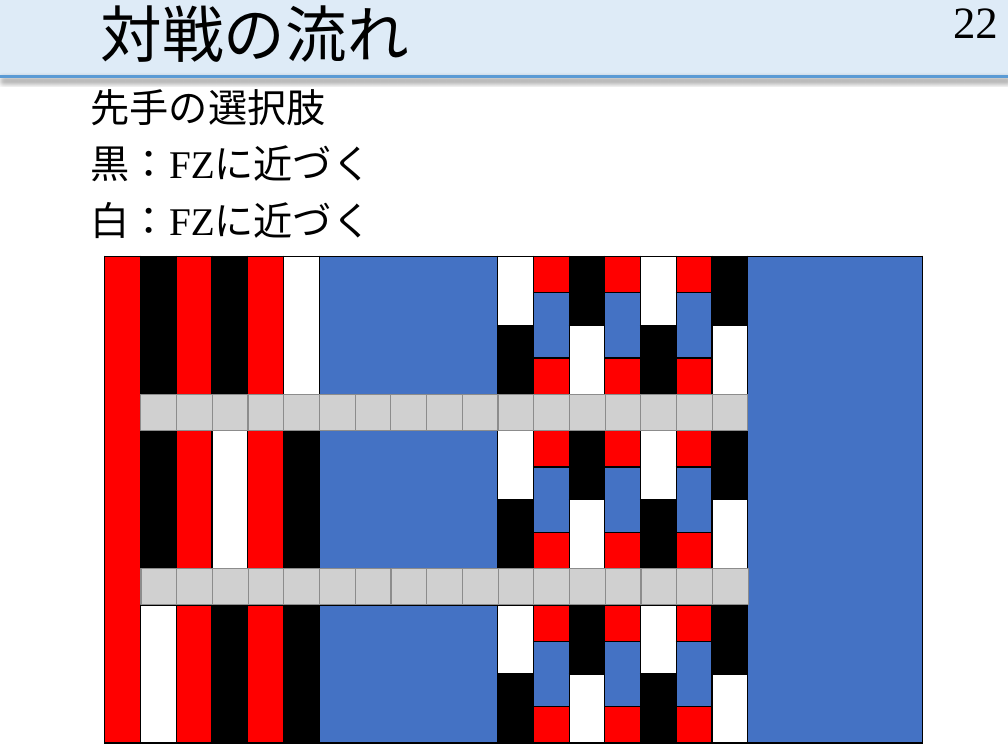
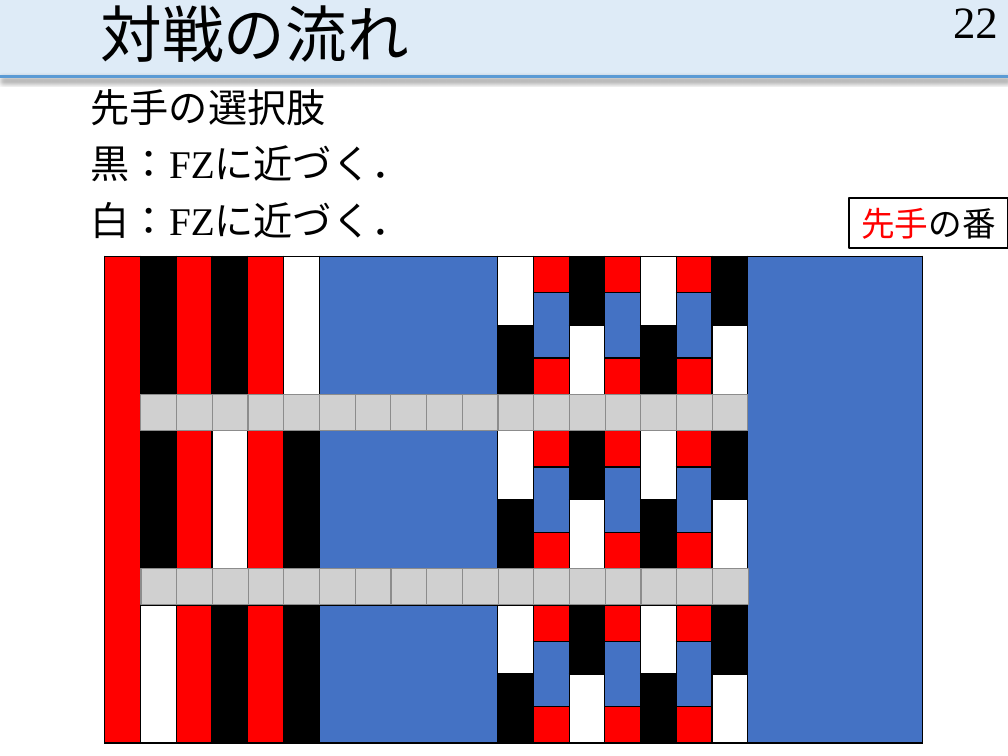
Before and after one commit to MasayaOda/SR, a slide deck: slide 22 of 190513oda.pptx. Drawn at 1008x756 pixels with LibreOffice and Linux fonts; fonts in the diff are those of the drawing; grey boxes stand for pictures. Boxes give left, top, right and bottom in pixels: in the first picture for what was removed or moved away, otherwise in the second. Text is boxed around its words. In the diff, an @@ line names an element or a change of style, - is before the commit and + after.

```diff
--- a/190513oda.pptx
+++ b/190513oda.pptx
@@ text at bbox=[91, 145, 411, 238]: text changed @@
-黒：FZに近づく
-白：FZに近づく
+黒：FZに近づく．
+白：FZに近づく．
@@ rectangle added at bbox=[849, 198, 1008, 248], fill #FFFFFF, outline #000000 1.5 pt, 24 pt, text #FF0000 @@
+先手の番
```
Also in this commit, not shown: 9 other slides changed, 4 slides added.
